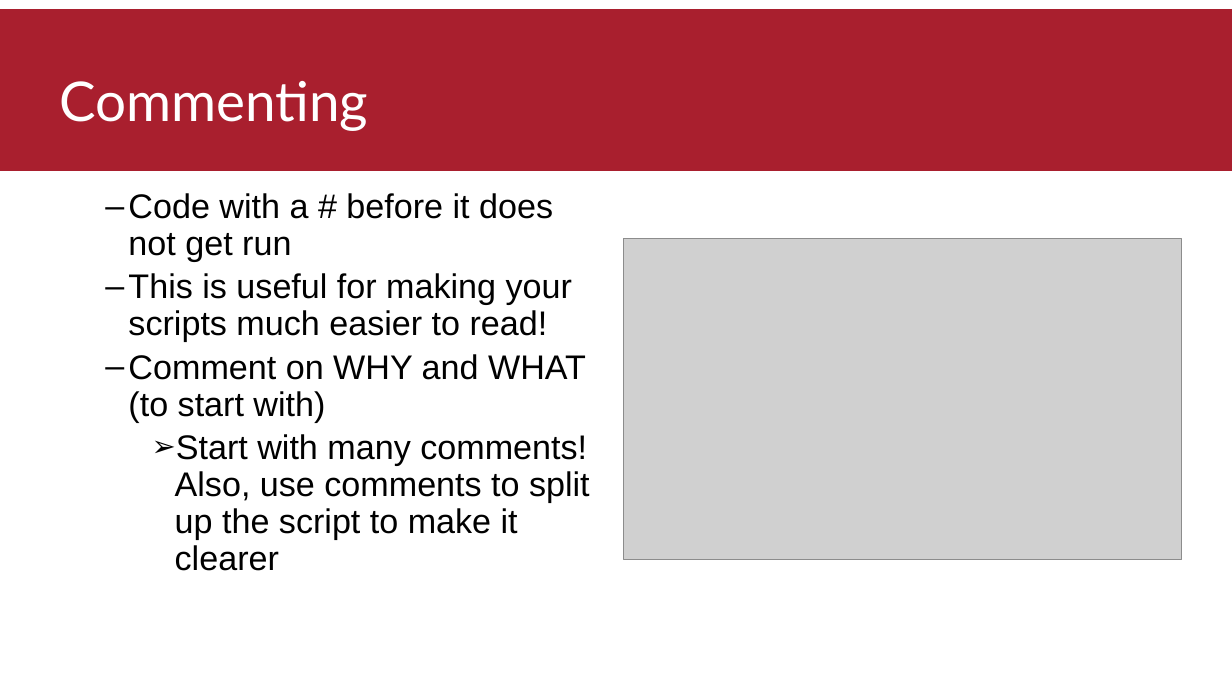
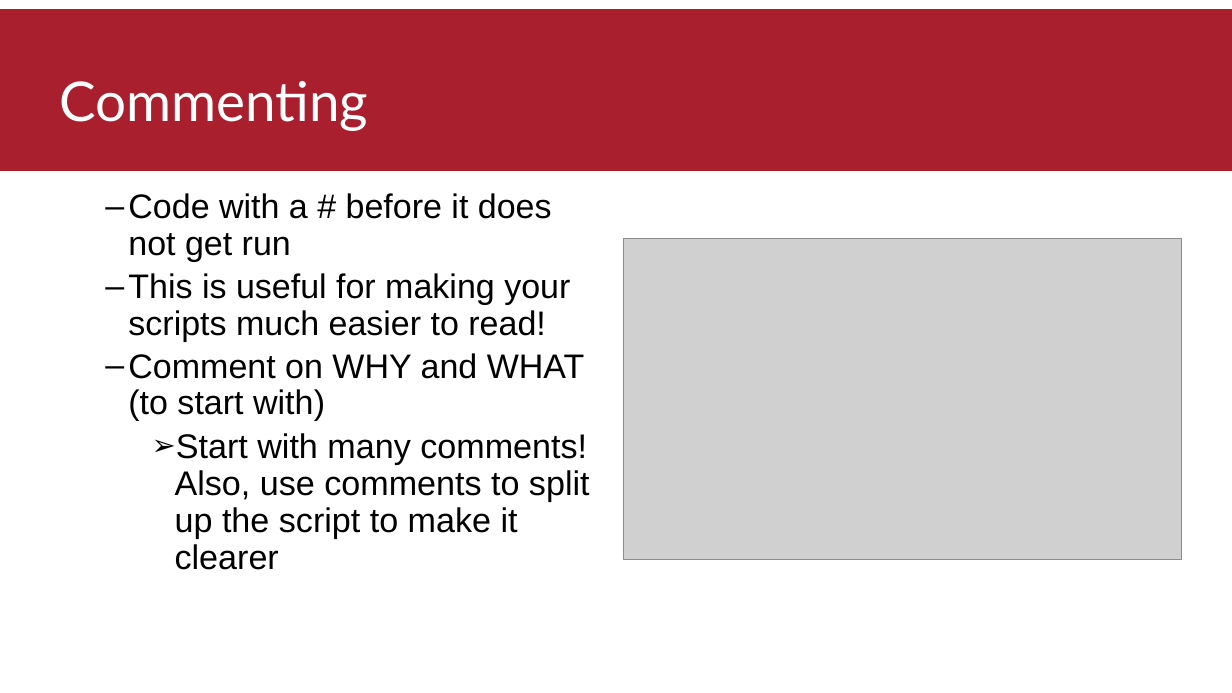
Before and after one commit to thomasbattram/how_to_write_a_script, a slide deck: slide 7 of slides/how_to_write_a_script_final.pptx. Drawn at 1232x693 pixels with LibreOffice and Linux fonts; fonts in the diff are those of the drawing; grey boxes stand for pictures; background and template pictures are left out. Boxes give left, top, right and bottom in pixels: in the first picture for what was removed or moved away, otherwise in the second. Text is boxed around its words. In the diff, an @@ line names an element or a change of style, - is before the commit and + after.

```diff
--- a/slides/how_to_write_a_script_final.pptx
+++ b/slides/how_to_write_a_script_final.pptx
@@ text at (x1=128, y1=193, x2=585, y2=421): size 26.7 to 26.5 pt in "Code with a # before it does ...", "This is useful for making your scripts ...", "Comment on WHY and WHAT (to start ..." @@
```
Also in this commit, not shown: 7 other slides changed, 1 slide added, 5 other files.
